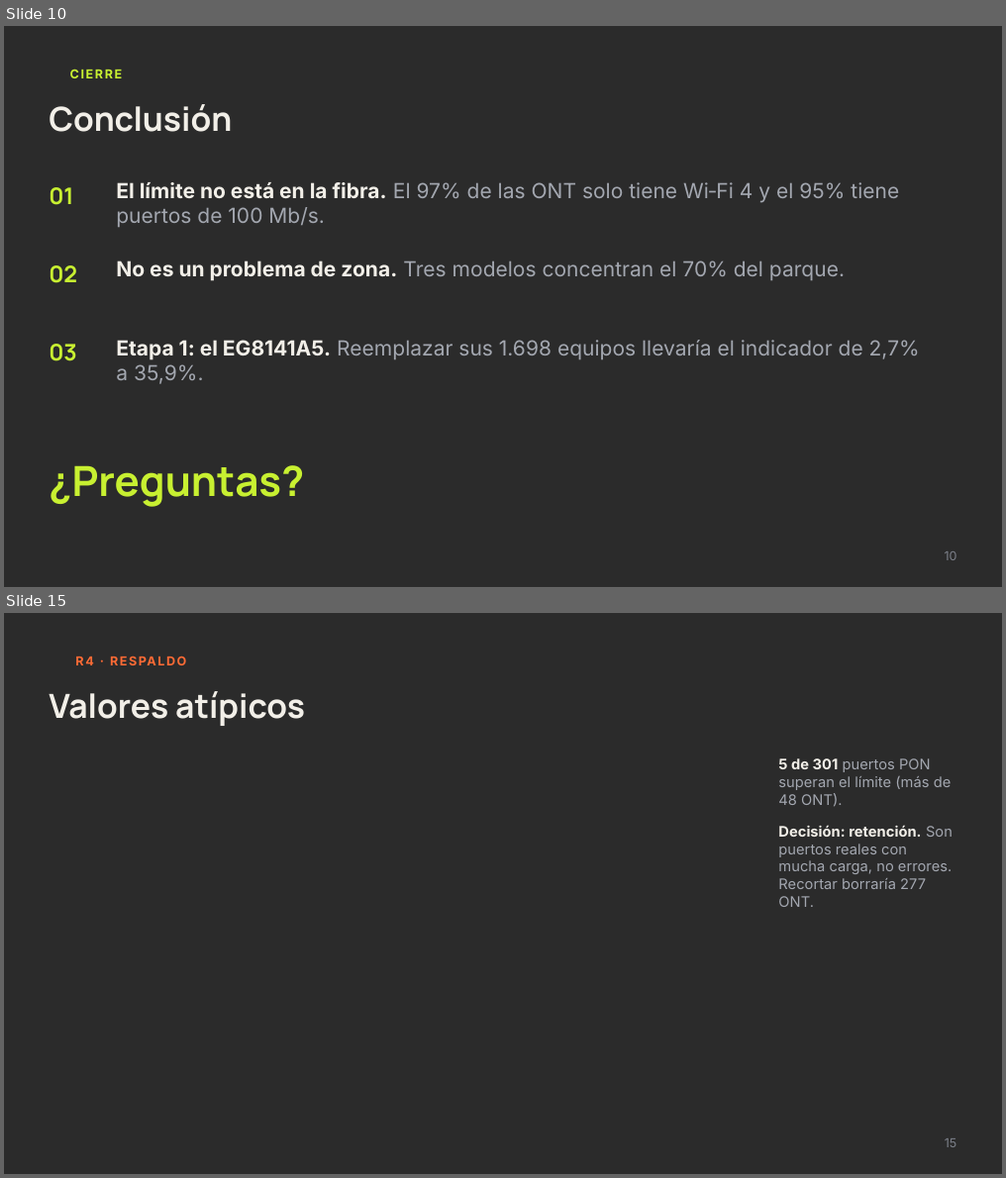
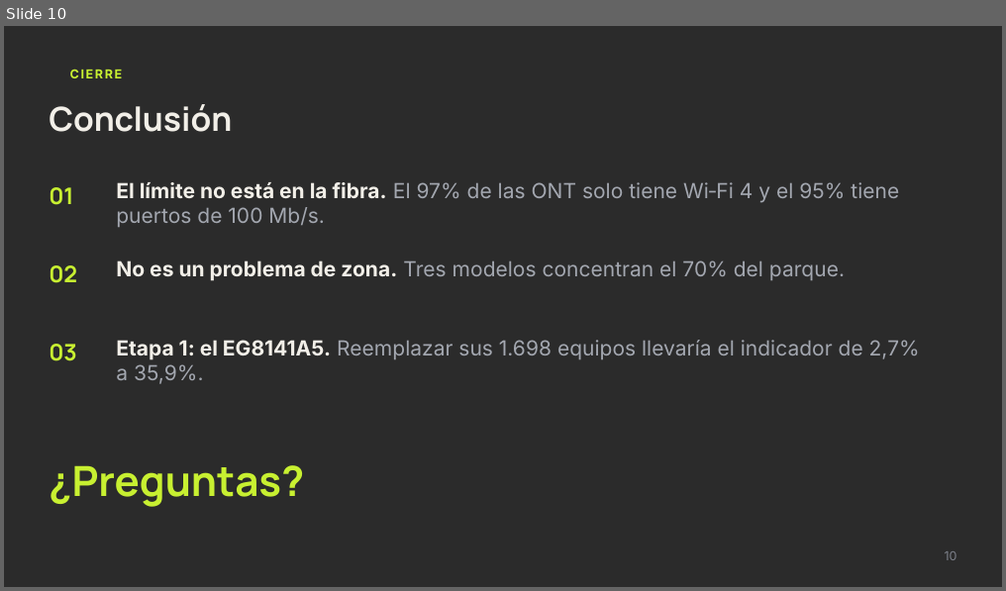
Before and after one commit to forzanijuan22/red-gpon-tp4, a slide deck: trabajos_practicos/presentaciones/TP1_presentacion.pptx. Shown one above the other, each under a label of ours: slides 10 and 15 before the commit, slide 10 after it; the slides between them are not shown. The pictures are 1006x1178 and 1006x591 pixels, drawn with LibreOffice and Linux fonts; fonts in the diff are those of the drawing; background and template pictures are left out; a plain dark background stands for a picture behind light text. Boxes give left, top, right and bottom in pixels: in the first picture for what was removed or moved away, otherwise in the second. Text is boxed around its words. In the diff, an @@ line names an element or a change of style, - is before the commit and + after.

```diff
--- a/trabajos_practicos/presentaciones/TP1_presentacion.pptx
+++ b/trabajos_practicos/presentaciones/TP1_presentacion.pptx
@@ slide 15 removed at (4,613,1002,1174), background picture (left out) @@
@@ text removed at (76,654,202,668) @@
-R4 · RESPALDO
@@ text removed at (49,691,305,726) @@
-Valores atípicos
@@ text removed at (778,759,951,807) @@
-5 de 301 puertos PON
-superan el límite (más de
-48 ONT).
@@ text removed at (778,825,952,907) @@
-Decisión: retención. Son
-puertos reales con
-mucha carga, no errores.
-Recortar borraría 277
-ONT.
@@ text removed at (944,1139,957,1148) @@
-15
```
Also in this commit, not shown: 4 other slides removed, 4 other files.
